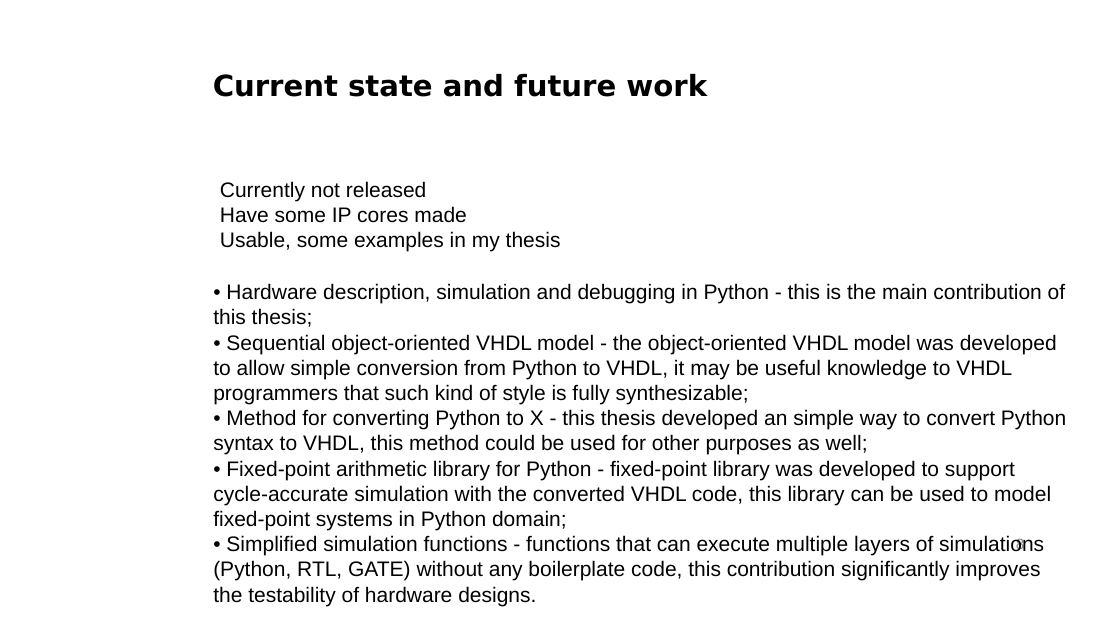
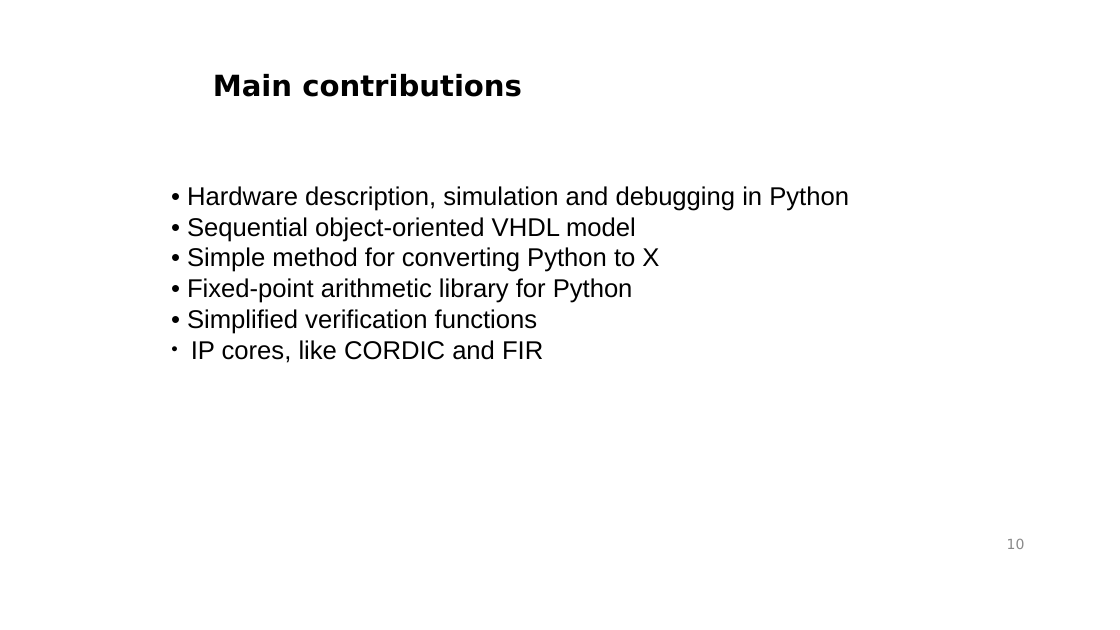
Before and after one commit to gasparka/thesis, a slide deck: slide 10 of presentation.odp (slide 8 before the commit). Drawn at 1120x630 pixels with LibreOffice and Linux fonts; fonts in the diff are those of the drawing; background and template pictures are left out. Boxes give left, top, right and bottom in pixels: in the first picture for what was removed or moved away, otherwise in the second. Text is boxed around its words. In the diff, an @@ line names an element or a change of style, - is before the commit and + after.

Commit message:
update presentation

```diff
--- a/presentation.odp
+++ b/presentation.odp
@@ text at bbox=[213, 74, 522, 97]: text changed @@
-Current state and future work
+Main contributions
@@ text added at bbox=[187, 186, 849, 363], 22 pt, text #000000 @@
+• Hardware description, simulation and debugging in Python
+• Sequential object-oriented VHDL model
+• Simple method for converting Python to X
+• Fixed-point arithmetic library for Python
+• Simplified verification functions
+● IP cores, like CORDIC and FIR
@@ text removed at bbox=[220, 181, 561, 251] @@
-Currently not released
-Have some IP cores made
-Usable, some examples in my thesis
@@ text removed at bbox=[213, 283, 1066, 603] @@
-• Hardware description, simulation and debugging in Python - this is the main contribution of
-this thesis;
-• Sequential object-oriented VHDL model - the object-oriented VHDL model was developed
-to allow simple conversion from Python to VHDL, it may be useful knowledge to VHDL
-programmers that such kind of style is fully synthesizable;
-• Method for converting Python to X - this thesis developed an simple way to convert Python
-syntax to VHDL, this method could be used for other purposes as well;
-• Fixed-point arithmetic library for Python - fixed-point library was developed to support
-cycle-accurate simulation with the converted VHDL code, this library can be used to model
-fixed-point systems in Python domain;
-• Simplified simulation functions - functions that can execute multiple layers of simulations
-(Python, RTL, GATE) without any boilerplate code, this contribution significantly improves
-the testability of hardware designs.
@@ page number at bbox=[1007, 539, 1025, 549]: text changed @@
-8
+10
```
Also in this commit, not shown: 2 other slides changed, 6 slides added, 4 slides removed.
